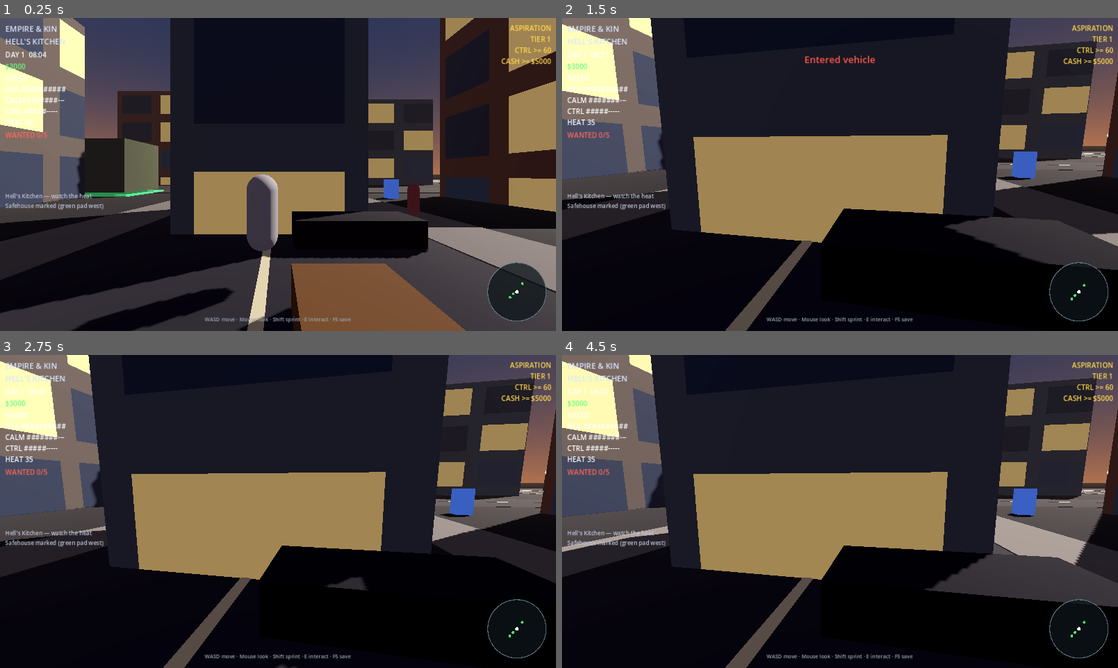
Above: before the commit, frames 1-4 (two rows, left to right).
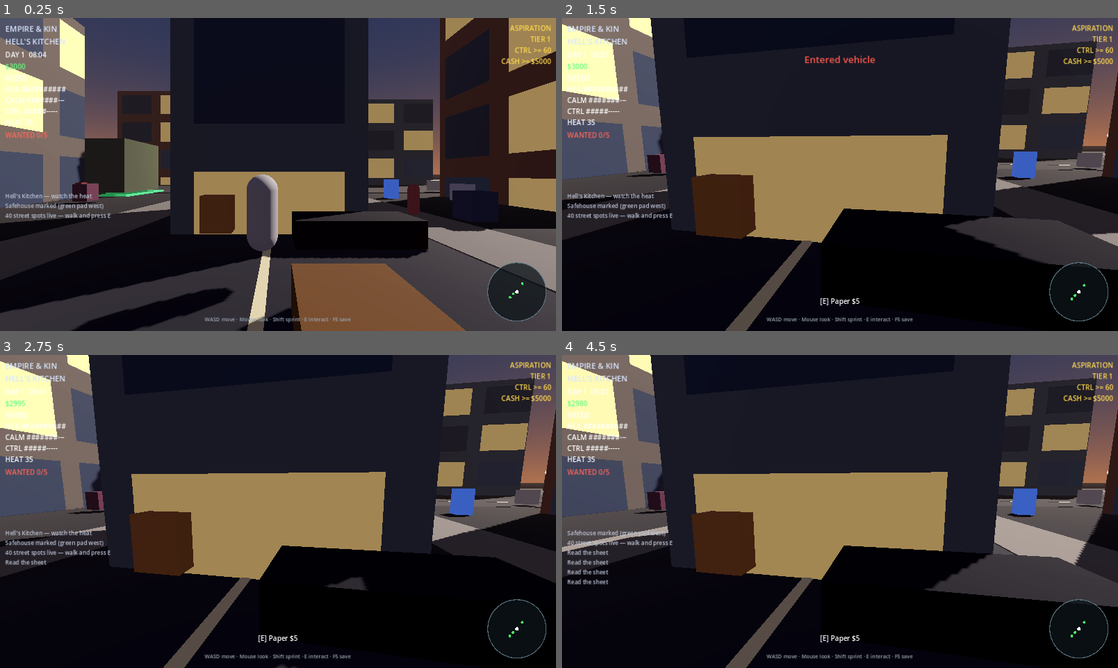
Above: after the commit, the same moments.

Repository: 5mil/empire-and-kin
Game: Godot game, scene res://scenes/main.tscn
The game is run twice, just before and just after one commit, with the same random seed, the same clock (stepped at 60 frames per second) and the same inputs.
Inputs (mouse positions are in pixels of both pictures, inside the frame that each line leads up to):
- Up to frame 1 (0.25 s): no input
- Up to frame 2 (1.5 s): tap Enter at 0.5 s; move the mouse to (867, 174) at 0.52 s; hold E (interact) 0.53-1.28 s; hold W (move_forward) from 0.53 s (still down); move the mouse to (812, 174) at 1.27 s; tap E (interact) at 1.35 s
- Up to frame 3 (2.75 s): keep holding W (move_forward); move the mouse to (289, 505) at 2.02 s; hold E (interact) from 2.03 s (still down); tap 1 at 2.1 s
- Up to frame 4 (4.5 s): keep holding W (move_forward); move the mouse to (834, 517) at 2.77 s; release E (interact) at 2.78 s; tap 2 at 2.85 s; tap E (interact) at 3.05, 4.35 s; move the mouse to (878, 514) at 3.52 s; hold E (interact) 3.53-4.28 s; move the mouse to (795, 508) at 4.27 s

The runs differ from the first frame. In frame 1, 1.6% of the frame differs, in the area x 0-90%, y 51-69%; in frame 2, 2.9%; in frame 3, 2.9%; in frame 4, 3.2%, in the area x 0-98%, y 15-92%.

Commit message:
godot: wire autoloads, spawn 40 spots, save empire/world_sim, clamp heat

Diff:
--- a/godot/project.godot
+++ b/godot/project.godot
@@ -8,7 +8,7 @@
 
 config/name="Empire & Kin"
 config/description="NYC mob life — street-level open-world crime slice"
-config/version="0.1.0-godot"
+config/version="0.2.0-godot"
 run/main_scene="res://scenes/main.tscn"
 config/features=PackedStringArray("4.3", "Forward Plus")
 
@@ -18,6 +18,9 @@
 Districts="*res://scripts/autoload/districts.gd"
 GameState="*res://scripts/autoload/game_state.gd"
 Empire="*res://scripts/autoload/empire.gd"
+WorldSim="*res://scripts/autoload/world_sim.gd"
+AssetContinuum="*res://scripts/autoload/asset_continuum.gd"
+InteractCatalog="*res://scripts/autoload/interact_catalog.gd"
 SaveSystem="*res://scripts/autoload/save_system.gd"
 
 [display]
--- a/godot/scripts/autoload/save_system.gd
+++ b/godot/scripts/autoload/save_system.gd
@@ -1,5 +1,5 @@
 extends Node
-## Quick-save port of src/game/save.zig (subset).
+## Quick-save: GameState + Empire + WorldSim.
 
 const SAVE_PATH := "user://empire_save.json"
 
@@ -12,6 +12,8 @@
 
 func save_game() -> void:
 	var data := GameState.to_save_dict()
+	data["empire"] = Empire.to_save_dict()
+	data["world_sim"] = WorldSim.to_save_dict()
 	var f := FileAccess.open(SAVE_PATH, FileAccess.WRITE)
 	if f == null:
 		GameState.toast.emit("Save failed", 2.0)
@@ -29,6 +31,11 @@
 	if typeof(parsed) != TYPE_DICTIONARY:
 		GameState.toast.emit("Save corrupt", 2.0)
 		return
-	GameState.from_save_dict(parsed)
+	var data: Dictionary = parsed
+	GameState.from_save_dict(data)
+	if data.has("empire"):
+		Empire.from_save_dict(data["empire"])
+	if data.has("world_sim"):
+		WorldSim.from_save_dict(data["world_sim"])
 	GameState.toast.emit("Loaded.", Balance.TOAST_SAVE_SEC)
 	GameState.feed_line.emit("Loaded save")
--- a/godot/scripts/main.gd
+++ b/godot/scripts/main.gd
@@ -1,15 +1,21 @@
 extends Node3D
-## Main world — BETA systems + Hell's Kitchen street slice.
+## Main world — BETA systems ported: empire, 40 spots, heat/rival/payday.
 
 func _ready() -> void:
 	GameState.current_district_id = "hells_kitchen"
-	print("[Empire & Kin] Godot 4 | era=%s | district=%s" % [
+	var player := get_node_or_null("Player")
+	if player:
+		player.add_to_group("player")
+	print("[Empire & Kin] Godot 4 | era=%s | district=%s | spots=%d" % [
 		GameState.era_name(),
 		Districts.display_name(GameState.current_district_id),
+		InteractCatalog.catalog().size(),
 	])
 	GameState.feed_line.emit("Hell's Kitchen — watch the heat")
 	_spawn_extra_jobs()
 	_spawn_safehouse()
+	InteractCatalog.spawn_all(self)
+	GameState.feed_line.emit("%d street spots live — walk and press E" % InteractCatalog.catalog().size())
 
 func _spawn_extra_jobs() -> void:
 	add_child(_make_job(Vector3(12, 1, -10), 1, 350))
@@ -36,7 +42,6 @@
 	mat.emission = Color(0.1, 0.4, 0.2)
 	mesh_i.material_override = mat
 	area.add_child(mesh_i)
-	# Simple building shell
 	var shell := MeshInstance3D.new()
 	var sm := BoxMesh.new()
 	sm.size = Vector3(7, 6, 7)
Not shown, changed: godot/docs/PORT_FROM_BETA.md
